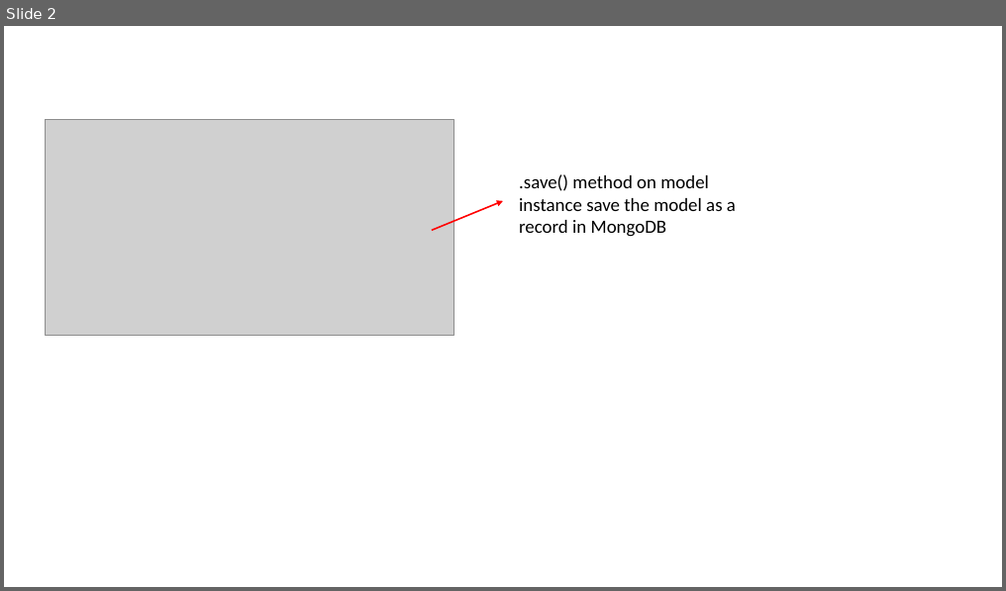
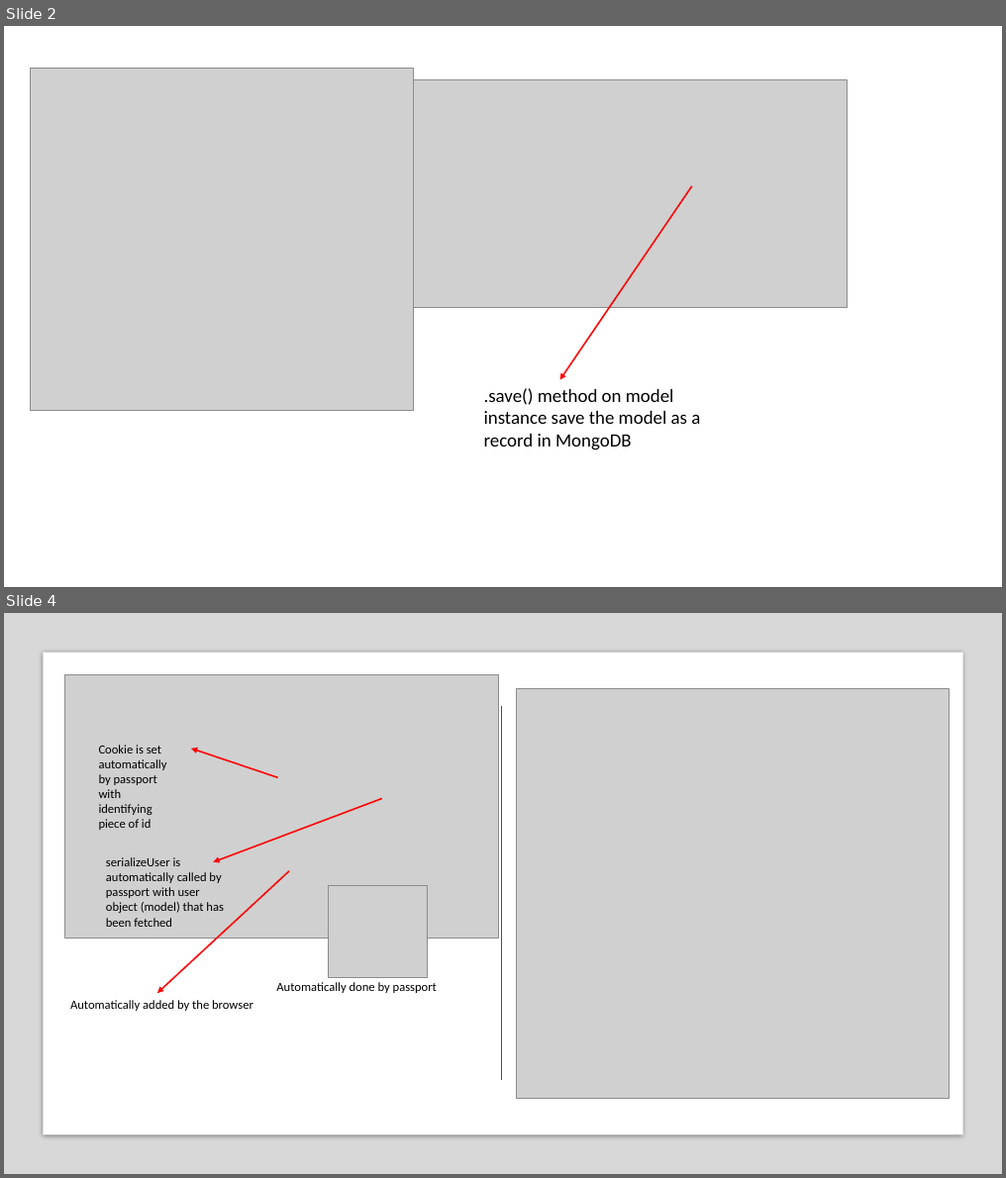
Before and after one commit to Mila-ashtari/petAdopt, a slide deck: Presentation.pptx. Shown one above the other, each under a label of ours: slide 2 before the commit, slides 2 and 4 after it; the slides between them are not shown. The pictures are 1006x591 and 1006x1178 pixels, drawn with LibreOffice and Linux fonts; fonts in the diff are those of the drawing; grey boxes stand for pictures. Boxes give left, top, right and bottom in pixels: in the first picture for what was removed or moved away, otherwise in the second. Text is boxed around its words. In the diff, an @@ line names an element or a change of style, - is before the commit and + after.

```diff
--- a/Presentation.pptx
+++ b/Presentation.pptx
@@ slide 4 added at [4, 613, 1002, 1174], background #FFFFFF @@
@@ rectangle added at [4, 613, 1002, 1174], fill #808080 at 30% opacity @@
@@ rectangle added at [43, 653, 963, 1136], fill #FFFFFF @@
@@ picture added at [65, 675, 499, 939] @@
@@ picture added at [516, 688, 949, 1098] @@
@@ line added from (502, 707) to (502, 1081), #4E4E4E 0.5 pt @@
@@ text added at [99, 745, 167, 830], 12 pt, text #000000 @@
+Cookie is set automatically by passport with identifying piece of id
@@ arrow added from (278, 777) to (191, 749), #FF0000 1.5 pt @@
@@ arrow added from (382, 799) to (213, 862), #FF0000 1.5 pt @@
@@ text added at [106, 858, 224, 927], 12 pt, text #000000 @@
+serializeUser is automatically called by passport with user object (model) that has been fetched
@@ arrow added from (289, 871) to (157, 993), #FF0000 1.5 pt @@
@@ picture added at [328, 886, 427, 978] @@
@@ text added at [276, 982, 437, 993], 12 pt, text #000000 @@
+Automatically done by passport
@@ text added at [70, 1000, 253, 1011], 12 pt, text #000000 @@
+Automatically added by the browser
@@ slide 2 changed as well @@
@@ picture: place and size @@
-picture at [45, 120, 453, 336]
+picture at [30, 69, 414, 411]
@@ picture added at [414, 79, 846, 307] @@
@@ arrow removed from (432, 230) to (503, 201) @@
@@ arrow added from (692, 186) to (560, 380), #FF0000 1.5 pt @@
@@ text ".save() method on model instance ...": place and size @@
-text ".save() method on model instance ..." at [519, 174, 736, 237]
+text ".save() method on model instance ..." at [484, 388, 700, 451]
```
Also in this commit, not shown: 2 other slides added, 1 slide removed, 3 other files.
